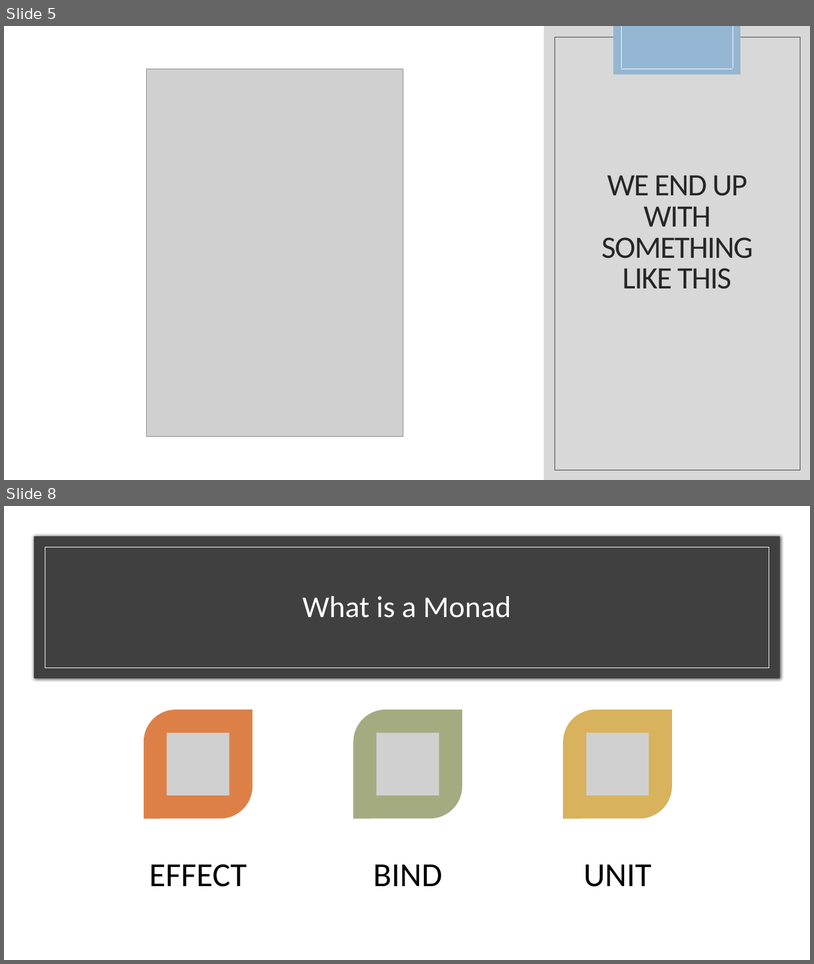
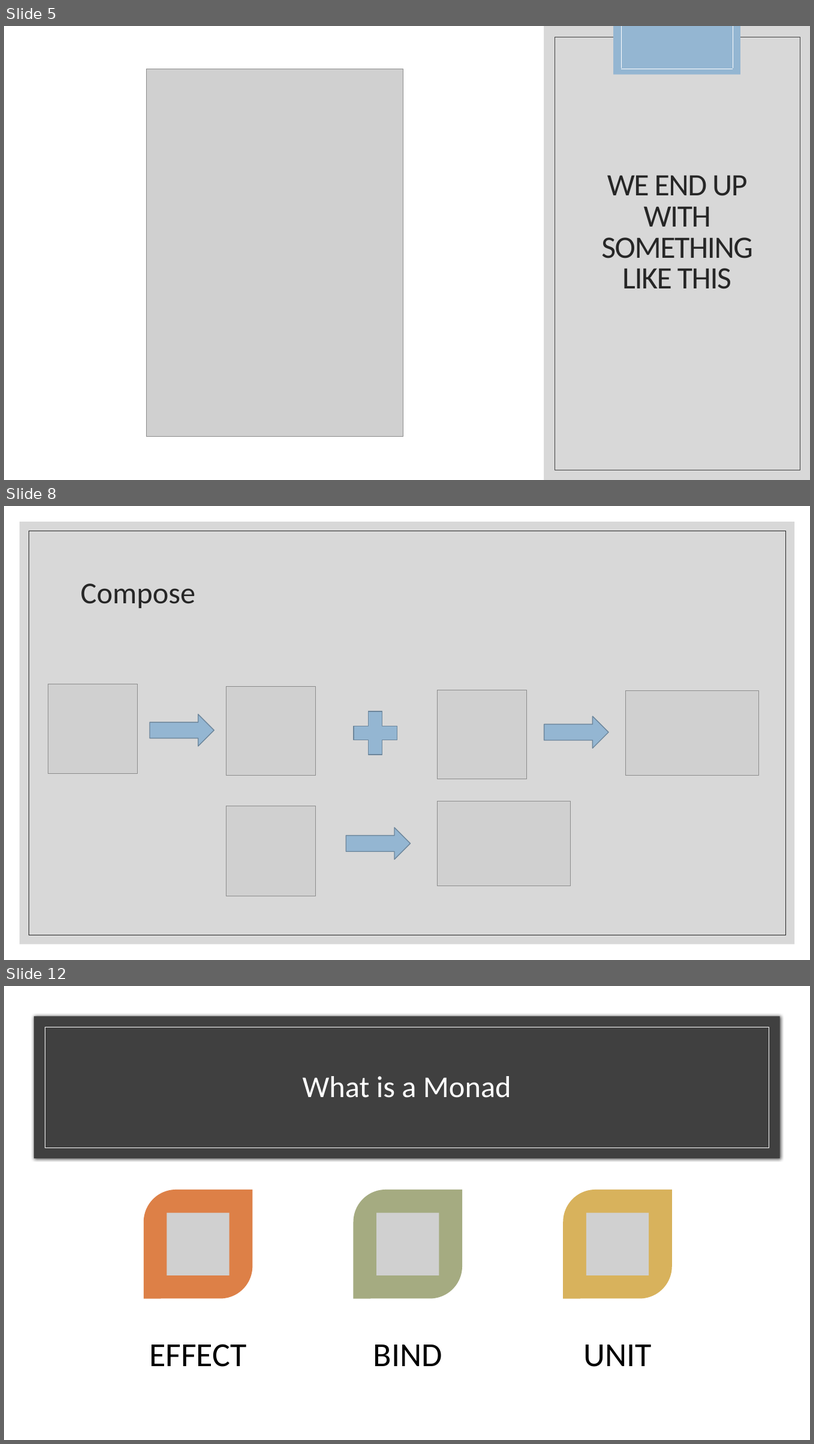
Before and after one commit to kemiller2002/monad-talk, a slide deck: presentation/monads.pptx. Shown one above the other, each under a label of ours: slides 5 and 8 before the commit, slides 5, 8 and 12 after it; the slides between them are not shown. The pictures are 814x964 and 814x1444 pixels, drawn with LibreOffice and Linux fonts; fonts in the diff are those of the drawing; grey boxes stand for pictures. Boxes give left, top, right and bottom in pixels: in the first picture for what was removed or moved away, otherwise in the second. Text is boxed around its words. In the diff, an @@ line names an element or a change of style, - is before the commit and + after.

```diff
--- a/presentation/monads.pptx
+++ b/presentation/monads.pptx
@@ slide 8 added at [4,506,810,960], background #FFFFFF @@
@@ rectangle added at [20,522,795,944], fill #BFBFBF at 60% opacity @@
@@ rectangle added at [29,531,786,935], outline #262626 0.5 pt @@
@@ title added at [81,583,195,608], 36 pt, text #262626 @@
+Compose
@@ picture added at [48,684,138,774] @@
@@ picture added at [227,686,316,775] @@
@@ plus sign added at [347,703,405,762], fill #94B6D2, outline #6D879B 1 pt @@
@@ picture added at [438,690,527,779] @@
@@ picture added at [626,691,759,775] @@
@@ right arrow added at [150,714,215,746], fill #94B6D2, outline #6D879B 1 pt @@
@@ right arrow added at [545,716,609,748], fill #94B6D2, outline #6D879B 1 pt @@
@@ picture added at [227,806,316,895] @@
@@ picture added at [438,801,571,886] @@
@@ right arrow added at [347,827,411,859], fill #94B6D2, outline #6D879B 1 pt @@
@@ what was slide 8 is now slide 12 @@
```
Also in this commit, not shown: 1 slide changed, 8 other slides added, 2 slides removed, 3 other files.
